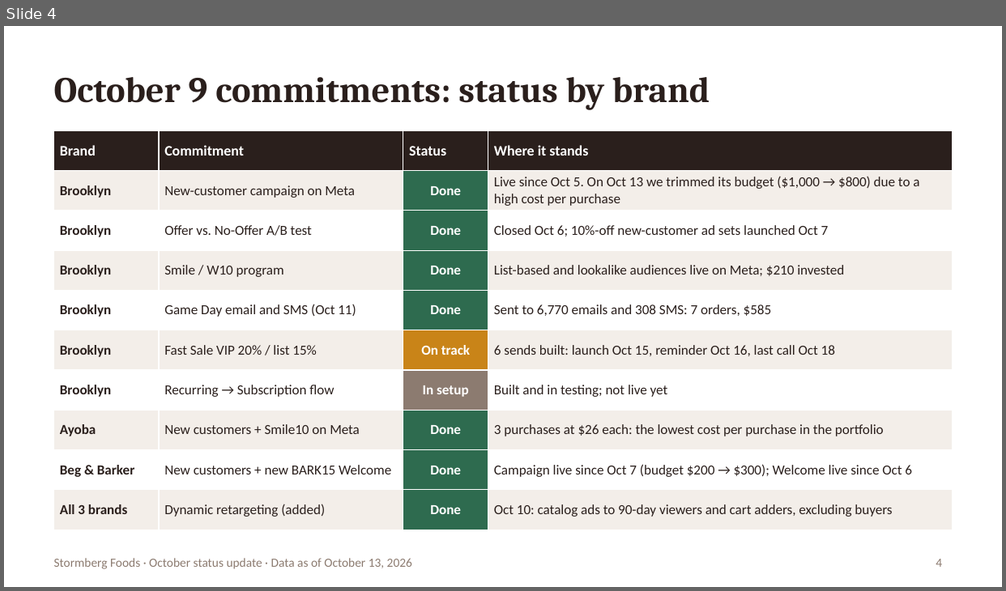
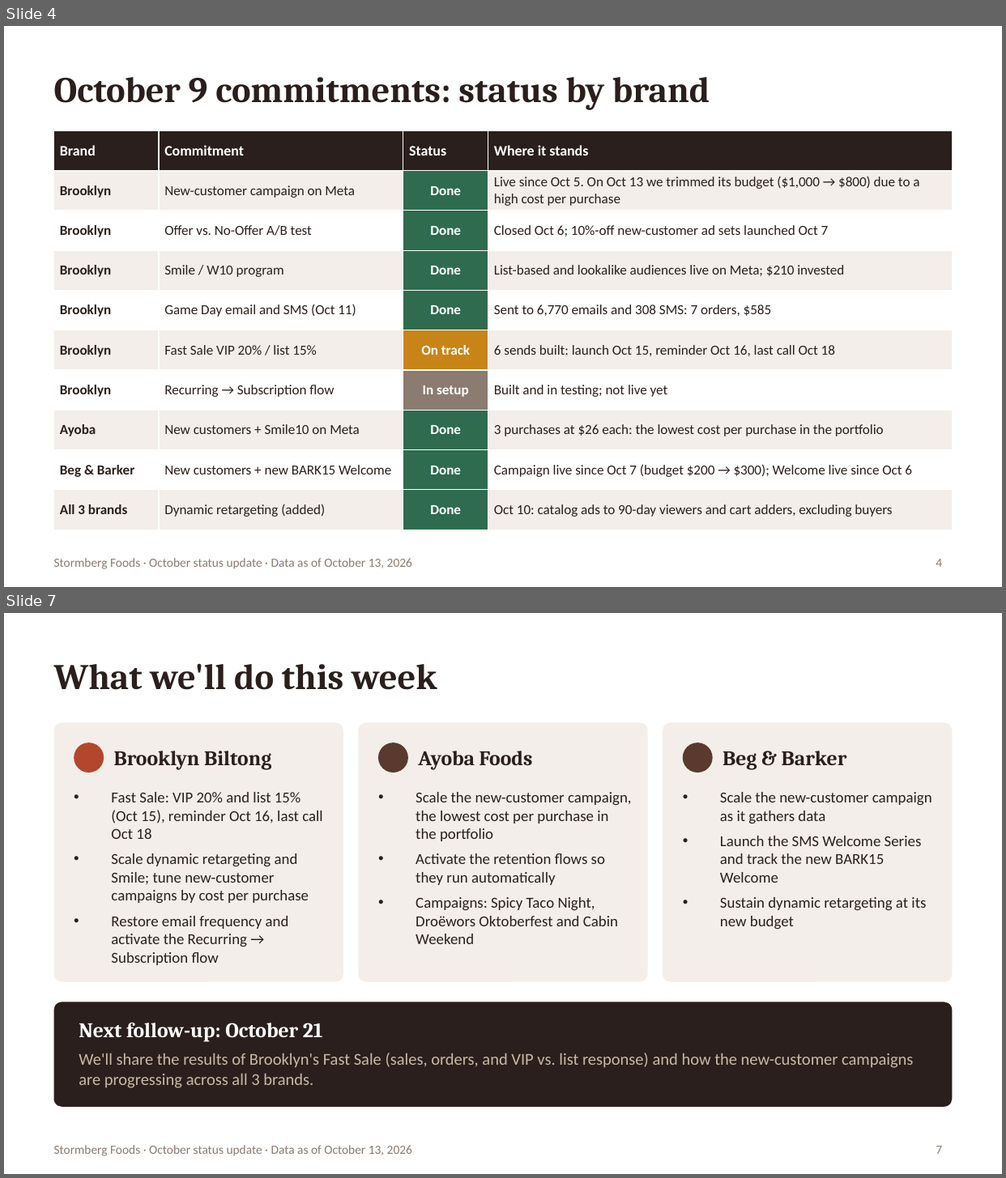
Before and after one commit to YamiCRebold/Stormberg2026, a slide deck: status_ceo/Stormberg_Status_CEO_Oct2026_EN.pptx. Shown one above the other, each under a label of ours: slide 4 before the commit, slides 4 and 7 after it; the slides between them are not shown. The pictures are 1006x591 and 1006x1178 pixels, drawn with LibreOffice and Linux fonts; fonts in the diff are those of the drawing. Boxes give left, top, right and bottom in pixels: in the first picture for what was removed or moved away, otherwise in the second. Text is boxed around its words. In the diff, an @@ line names an element or a change of style, - is before the commit and + after.

```diff
--- a/status_ceo/Stormberg_Status_CEO_Oct2026_EN.pptx
+++ b/status_ceo/Stormberg_Status_CEO_Oct2026_EN.pptx
@@ slide 7 added at [4, 613, 1002, 1174], background #FFFFFF; not listed: 1 template element that a slide beside it also shows @@
@@ title added at [54, 663, 437, 690], 26 pt, text #2A1F1C, bold @@
+What we'll do this week
@@ rounded rectangle added at [54, 723, 343, 982], fill #F3EEE9 @@
@@ rounded rectangle added at [358, 723, 648, 982], fill #F3EEE9 @@
@@ rounded rectangle added at [663, 723, 952, 982], fill #F3EEE9 @@
@@ ellipse added at [74, 743, 104, 773], fill #B4472B @@
@@ text added at [114, 751, 271, 770], 15 pt, text #2A1F1C, bold @@
+Brooklyn Biltong
@@ ellipse added at [378, 743, 408, 773], fill #5A3A2E @@
@@ text added at [418, 751, 533, 770], 15 pt, text #2A1F1C, bold @@
+Ayoba Foods
@@ ellipse added at [683, 743, 713, 773], fill #5A3A2E @@
@@ text added at [722, 751, 847, 770], 15 pt, text #2A1F1C, bold @@
+Beg & Barker
@@ text added at [111, 792, 322, 965], 11 pt, text #2A1F1C @@
+• Fast Sale: VIP 20% and list 15% (Oct 15), reminder Oct 16, last call Oct 18
+• Scale dynamic retargeting and Smile; tune new-customer campaigns by cost per purchase
+• Restore email frequency and activate the Recurring → Subscription flow
@@ text added at [720, 792, 932, 929], 11 pt, text #2A1F1C @@
+• Scale the new-customer campaign as it gathers data
+• Launch the SMS Welcome Series and track the new BARK15 Welcome
+• Sustain dynamic retargeting at its new budget
@@ text added at [415, 854, 618, 944], 11 pt, text #2A1F1C @@
+• Scale the new-customer campaign, the lowest cost per purchase in the portfolio
+• Activate the retention flows so they run automatically
+• Campaigns: Spicy Taco Night, Droëwors Oktoberfest and Cabin Weekend
@@ rounded rectangle added at [54, 1002, 952, 1107], fill #2A1F1C @@
@@ text added at [79, 1023, 323, 1042], 15 pt, text #FFFFFF, bold @@
+Next follow-up: October 21
@@ text added at [79, 1053, 913, 1088], 12 pt, text #C9B8A6 @@
+We'll share the results of Brooklyn's Fast Sale (sales, orders, and VIP vs. list response) and how the new-customer campaigns are progressing across all 3 brands.
@@ page number added at [936, 1146, 942, 1154], 9 pt, text #8C7B70 @@
+7
```
Also in this commit, not shown: 1 slide removed, 1 other file.
